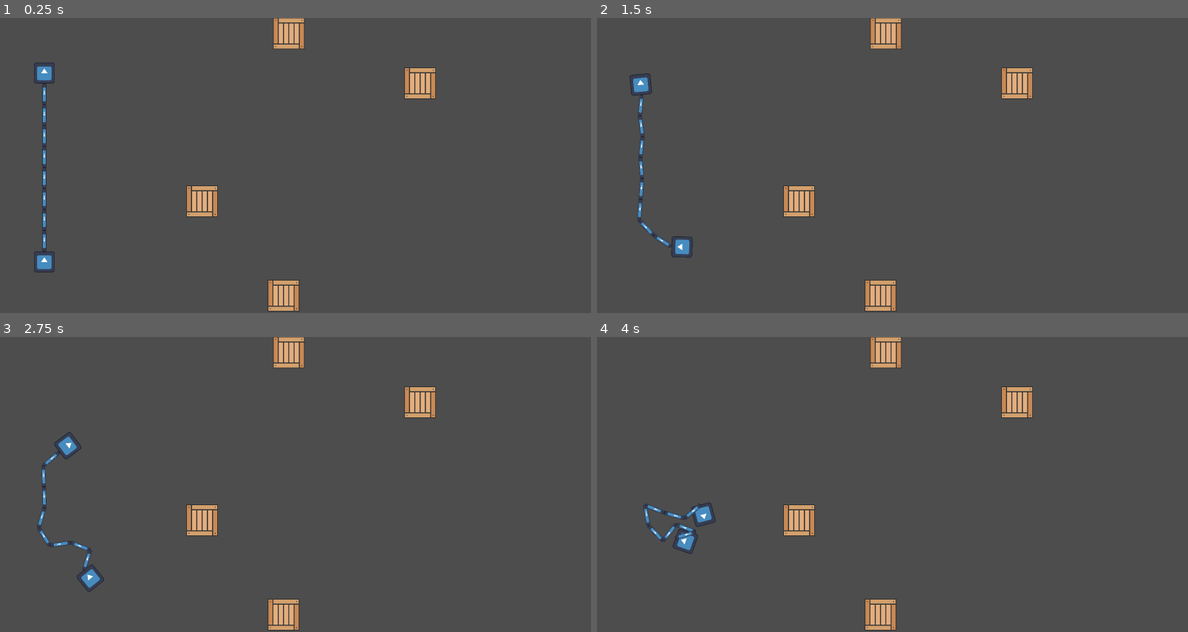
Above: before the commit, frames 1-4 (two rows, left to right).
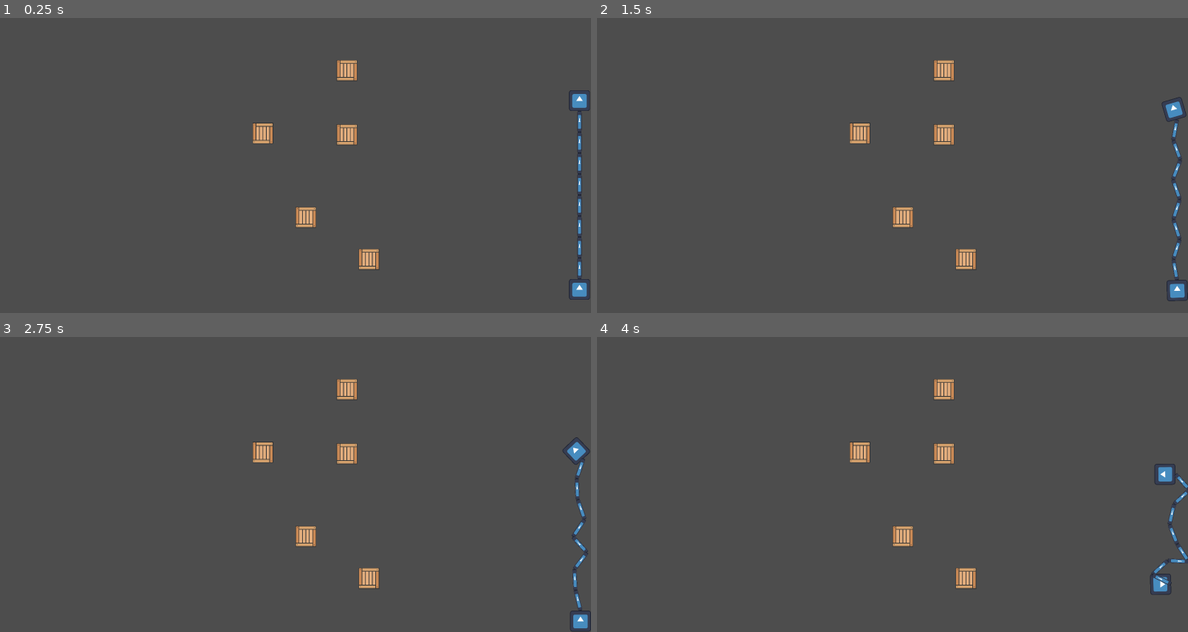
Above: after the commit, the same moments.

Repository: soursplit/MRUHacks2025
Game: Godot game, scene res://Level 3.tscn
Two runs of this game, one before a commit and one after it. Both use one fixed random seed, a clock stepped at 60 frames per second and the inputs below. Before the commit the project starts from res://Hehehe.tscn. The engine's default icon, where the game draws it, is replaced by a stand-in: a white triangle on a blue panel in a dark square.
Inputs:
- Up to frame 1 (0.25 s): no input
- Up to frame 2 (1.5 s): tap Enter at 0.5 s; hold D (P1 Right) 0.53-1.28 s; hold Down (P2 Down) 0.53-1.28 s; hold S (P1 Down) from 1.28 s (still down); tap Left (P2 Left) at 1.35 s
- Up to frame 3 (2.75 s): release S (P1 Down) at 2.03 s; hold D (P1 Right) from 2.03 s (still down); hold Right (P2 Right) from 2.03 s (still down)
- Up to frame 4 (4 s): release D (P1 Right) at 2.78 s; release Right (P2 Right) at 2.78 s; hold W (P1 Up) 2.78-3.53 s; tap Up (P2 Up) at 2.85 s; hold A (P1 Left) from 3.53 s (still down); hold Down (P2 Down) from 3.53 s (still down)

The runs differ from the first frame. In frame 1, 4.5% of the frame differs, in the area x 5-100%, y 0-100%; in frame 2, 4.4%; in frame 3, 4.4%; in frame 4, 4.4%.

Commit message:
new levels

Diff:
--- a/Nelson/Level 3.tscn
+++ b/Nelson/Level 3.tscn
@@ -1,3 +1,218 @@
-[gd_scene format=3 uid="uid://dgf2xsvxr5si2"]
+[gd_scene load_steps=8 format=3 uid="uid://dgf2xsvxr5si2"]
+
+[ext_resource type="PackedScene" uid="uid://c0wjgxc721ppi" path="res://RigidPlayer.tscn" id="1_vgf8e"]
+[ext_resource type="Script" uid="uid://ctbh1yj18mamp" path="res://P2rigid_player.gd" id="2_ig3hl"]
+[ext_resource type="PackedScene" uid="uid://cj388qs1rlbsb" path="res://Chain.tscn" id="3_r1o1v"]
+[ext_resource type="Texture2D" uid="uid://cdfmlir64707j" path="res://box.png" id="4_ig3hl"]
+
+[sub_resource type="PhysicsMaterial" id="PhysicsMaterial_0fsnw"]
+
+[sub_resource type="PhysicsMaterial" id="PhysicsMaterial_2dwo8"]
+
+[sub_resource type="RectangleShape2D" id="RectangleShape2D_r1o1v"]
+size = Vector2(62, 64.375)
 
 [node name="Node2D" type="Node2D"]
+
+[node name="rigidBodyPlayer2" parent="." instance=ExtResource("1_vgf8e")]
+position = Vector2(1765, 820)
+physics_material_override = SubResource("PhysicsMaterial_0fsnw")
+
+[node name="rigidBodyPlayer1" parent="." instance=ExtResource("1_vgf8e")]
+position = Vector2(1765, 244)
+mass = 0.733
+physics_material_override = SubResource("PhysicsMaterial_2dwo8")
+script = ExtResource("2_ig3hl")
+
+[node name="cainz2" type="Node2D" parent="."]
+position = Vector2(-144, 0)
+
+[node name="PinJoint2D" type="PinJoint2D" parent="cainz2"]
+position = Vector2(1909, 476)
+node_a = NodePath("../chainLink3")
+node_b = NodePath("../chainLink4")
+
+[node name="chainLink" parent="cainz2" instance=ExtResource("3_r1o1v")]
+position = Vector2(1909, 316)
+
+[node name="PinJoint2D2" type="PinJoint2D" parent="cainz2"]
+position = Vector2(1909, 348)
+scale = Vector2(0.368783, 1.25672)
+node_a = NodePath("../chainLink")
+node_b = NodePath("../chainLink2")
+
+[node name="chainLink2" parent="cainz2" instance=ExtResource("3_r1o1v")]
+position = Vector2(1909, 380)
+
+[node name="PinJoint2D3" type="PinJoint2D" parent="cainz2"]
+position = Vector2(1909, 412)
+scale = Vector2(0.368783, 1.25672)
+node_a = NodePath("../chainLink2")
+node_b = NodePath("../chainLink3")
+
+[node name="chainLink3" parent="cainz2" instance=ExtResource("3_r1o1v")]
+position = Vector2(1909, 444)
+
+[node name="PinJoint2D4" type="PinJoint2D" parent="cainz2"]
+position = Vector2(1909, 284)
+node_a = NodePath("../../rigidBodyPlayer1")
+node_b = NodePath("../chainLink")
+
+[node name="chainLink4" parent="cainz2" instance=ExtResource("3_r1o1v")]
+position = Vector2(1909, 508)
+
+[node name="PinJoint2D5" type="PinJoint2D" parent="cainz2"]
+position = Vector2(1909, 540)
+node_a = NodePath("../chainLink4")
+node_b = NodePath("../chainLink5")
+
+[node name="chainLink5" parent="cainz2" instance=ExtResource("3_r1o1v")]
+position = Vector2(1909, 572)
+
+[node name="PinJoint2D6" type="PinJoint2D" parent="cainz2"]
+position = Vector2(1909, 604)
+node_a = NodePath("../chainLink5")
+node_b = NodePath("../chainLink6")
+
+[node name="chainLink6" parent="cainz2" instance=ExtResource("3_r1o1v")]
+position = Vector2(1909, 636)
+
+[node name="PinJoint2D7" type="PinJoint2D" parent="cainz2"]
+position = Vector2(1909, 668)
+node_a = NodePath("../chainLink6")
+node_b = NodePath("../chainLink7")
+
+[node name="chainLink7" parent="cainz2" instance=ExtResource("3_r1o1v")]
+position = Vector2(1909, 700)
+
+[node name="PinJoint2D8" type="PinJoint2D" parent="cainz2"]
+position = Vector2(1909, 732)
+node_a = NodePath("../chainLink7")
+node_b = NodePath("../chainLink8")
+
+[node name="chainLink8" parent="cainz2" instance=ExtResource("3_r1o1v")]
+position = Vector2(1909, 764)
+
+[node name="PinJoint2D9" type="PinJoint2D" parent="cainz2"]
+position = Vector2(1909, 796)
+node_a = NodePath("../chainLink8")
+node_b = NodePath("../../rigidBodyPlayer2")
+
+[node name="StaticBody2D" type="StaticBody2D" parent="."]
+
+[node name="CollisionPolygon2D" type="CollisionPolygon2D" parent="StaticBody2D"]
+polygon = PackedVector2Array(0, 0, 1800, 0, 1800, 900, 0, 900, 0, -5, -9, -5, -75, 1003, 1879, 962, 1903, -191, 9, -43)
+
+[node name="wall" type="StaticBody2D" parent="."]
+
+[node name="wall solid4" type="CollisionPolygon2D" parent="wall"]
+position = Vector2(1280, 640.343)
+scale = Vector2(1, 0.192995)
+polygon = PackedVector2Array(320, 0, 320, 85.6421, 320, 209.151, 320, 320, 357.615, 320, 367.903, 320, 384, 320, 384, 187.034, 384, 0, 360.344, 0.000488281, 344.636, 0)
+
+[node name="CollisionPolygon2D2" type="CollisionPolygon2D" parent="wall"]
+position = Vector2(960, 895.688)
+rotation = 3.14159
+scale = Vector2(1, 1.90086)
+polygon = PackedVector2Array(320, 0, 320, 85.6421, 320, 209.151, 320, 320, 384, 320, 384, 187.034, 384, 0)
+
+[node name="CollisionPolygon2D3" type="CollisionPolygon2D" parent="wall"]
+position = Vector2(1600, 621.808)
+rotation = 3.14159
+scale = Vector2(1, 1.94176)
+polygon = PackedVector2Array(320, 0, 320, 85.6421, 320, 209.151, 320, 320, 384, 320, 384, 187.034, 384, 0)
+
+[node name="wall solid" type="CollisionPolygon2D" parent="wall"]
+position = Vector2(1792, 192)
+rotation = 3.14159
+scale = Vector2(1, 0.197955)
+polygon = PackedVector2Array(320, 0, 320, 85.6421, 320, 209.151, 320, 320, 384, 320, 384, 187.034, 384, 0, 344.636, 0)
+
+[node name="wall solid2" type="CollisionPolygon2D" parent="wall"]
+position = Vector2(1282, 128)
+scale = Vector2(1, 0.197417)
+polygon = PackedVector2Array(320, 0, 320, 85.6421, 320, 209.151, 320, 320, 384, 320, 384, 187.034, 384, 0, 344.636, 0)
+
+[node name="wall solid3" type="CollisionPolygon2D" parent="wall"]
+position = Vector2(1792, 704)
+rotation = 3.14159
+scale = Vector2(1, 0.197955)
+polygon = PackedVector2Array(320, 0, 320, 85.6421, 320, 209.151, 320, 320, 384, 320, 384, 187.034, 384, 0, 344.636, 0)
+
+[node name="wall solid5" type="CollisionPolygon2D" parent="wall"]
+position = Vector2(448, 192)
+rotation = 3.14159
+scale = Vector2(1, 0.197955)
+polygon = PackedVector2Array(320, 0, 320, 85.6421, 320, 209.151, 320, 320, 384, 320, 384, 187.034, 384, 0, 344.636, 0)
+
+[node name="wall solid6" type="CollisionPolygon2D" parent="wall"]
+position = Vector2(768, 512)
+rotation = 3.14159
+scale = Vector2(1, 0.197955)
+polygon = PackedVector2Array(320, 0, 320, 85.6421, 320, 209.151, 320, 320, 384, 320, 384, 187.034, 384, 0, 344.636, 0)
+
+[node name="wall solid7" type="CollisionPolygon2D" parent="wall"]
+position = Vector2(512, 768)
+rotation = 3.14159
+scale = Vector2(1, 0.197955)
+polygon = PackedVector2Array(320, 0, 320, 85.6421, 320, 209.151, 320, 320, 384, 320, 384, 187.034, 384, 0, 344.636, 0)
+
+[node name="WoodBox" type="RigidBody2D" parent="."]
+position = Vector2(1085, 188)
+
+[node name="Sprite2D" type="Sprite2D" parent="WoodBox"]
+position = Vector2(-28.5, -28)
+scale = Vector2(0.323077, 0.326531)
+texture = ExtResource("4_ig3hl")
+
+[node name="CollisionShape2D" type="CollisionShape2D" parent="WoodBox"]
+position = Vector2(-28, -28.1875)
+shape = SubResource("RectangleShape2D_r1o1v")
+
+[node name="WoodBox2" type="RigidBody2D" parent="."]
+position = Vector2(829, 380)
+
+[node name="Sprite2D" type="Sprite2D" parent="WoodBox2"]
+position = Vector2(-28.5, -28)
+scale = Vector2(0.323077, 0.326531)
+texture = ExtResource("4_ig3hl")
+
+[node name="CollisionShape2D" type="CollisionShape2D" parent="WoodBox2"]
+position = Vector2(-28, -28.1875)
+shape = SubResource("RectangleShape2D_r1o1v")
+
+[node name="WoodBox3" type="RigidBody2D" parent="."]
+position = Vector2(960, 636)
+
+[node name="Sprite2D" type="Sprite2D" parent="WoodBox3"]
+position = Vector2(-28.5, -28)
+scale = Vector2(0.323077, 0.326531)
+texture = ExtResource("4_ig3hl")
+
+[node name="CollisionShape2D" type="CollisionShape2D" parent="WoodBox3"]
+position = Vector2(-28, -28.1875)
+shape = SubResource("RectangleShape2D_r1o1v")
+
+[node name="WoodBox4" type="RigidBody2D" parent="."]
+position = Vector2(1152, 764)
+
+[node name="Sprite2D" type="Sprite2D" parent="WoodBox4"]
+position = Vector2(-28.5, -28)
+scale = Vector2(0.323077, 0.326531)
+texture = ExtResource("4_ig3hl")
+
+[node name="CollisionShape2D" type="CollisionShape2D" parent="WoodBox4"]
+position = Vector2(-28, -28.1875)
+shape = SubResource("RectangleShape2D_r1o1v")
+
+[node name="WoodBox5" type="RigidBody2D" parent="."]
+position = Vector2(1085, 384)
+
+[node name="Sprite2D" type="Sprite2D" parent="WoodBox5"]
+position = Vector2(-28.5, -28)
+scale = Vector2(0.323077, 0.326531)
+texture = ExtResource("4_ig3hl")
+
+[node name="CollisionShape2D" type="CollisionShape2D" parent="WoodBox5"]
+position = Vector2(-28, -28.1875)
+shape = SubResource("RectangleShape2D_r1o1v")
--- a/Nelson/level_2.tscn
+++ b/Nelson/level_2.tscn
@@ -1,21 +1,43 @@
-[gd_scene load_steps=6 format=3 uid="uid://c5lg2nju0gsw8"]
-
+[gd_scene load_steps=8 format=3 uid="uid://c5lg2nju0gsw8"]
+
+[ext_resource type="Texture2D" uid="uid://cdfmlir64707j" path="res://box.png" id="1_1y8me"]
 [ext_resource type="PackedScene" uid="uid://c0wjgxc721ppi" path="res://RigidPlayer.tscn" id="1_xdadj"]
 [ext_resource type="Script" uid="uid://ctbh1yj18mamp" path="res://P2rigid_player.gd" id="2_1y8me"]
 [ext_resource type="PackedScene" uid="uid://cj388qs1rlbsb" path="res://Chain.tscn" id="3_n7ypv"]
 
+[sub_resource type="RectangleShape2D" id="RectangleShape2D_n7ypv"]
+size = Vector2(54, 56.75)
+
 [sub_resource type="PhysicsMaterial" id="PhysicsMaterial_0s5r2"]
 
 [sub_resource type="PhysicsMaterial" id="PhysicsMaterial_7j8ne"]
 
 [node name="Level 2" type="Node2D"]
+
+[node name="WoodBox2" type="RigidBody2D" parent="."]
+position = Vector2(1792, 128)
+
+[node name="Sprite2D" type="Sprite2D" parent="WoodBox2"]
+position = Vector2(-932, -38.25)
+scale = Vector2(0.287179, 0.293367)
+texture = ExtResource("1_1y8me")
+
+[node name="CollisionShape2D" type="CollisionShape2D" parent="WoodBox2"]
+position = Vector2(-932, -39.25)
+shape = SubResource("RectangleShape2D_n7ypv")
 
 [node name="rigidBodyPlayer2" parent="." instance=ExtResource("1_xdadj")]
 position = Vector2(135, 736)
+collision_layer = 3
+collision_mask = 3
 physics_material_override = SubResource("PhysicsMaterial_0s5r2")
 
 [node name="rigidBodyPlayer1" parent="." instance=ExtResource("1_xdadj")]
+light_mask = 3
+visibility_layer = 3
 position = Vector2(135, 160)
+collision_layer = 3
+collision_mask = 3
 mass = 0.733
 physics_material_override = SubResource("PhysicsMaterial_7j8ne")
 script = ExtResource("2_1y8me")
@@ -114,7 +136,92 @@
 polygon = PackedVector2Array(320, 0, 320, 85.6421, 320, 209.151, 320, 320, 384, 320, 384, 187.034, 384, 0)
 
 [node name="CollisionPolygon2D3" type="CollisionPolygon2D" parent="StaticBody2D/wall"]
-position = Vector2(1744, 624)
+position = Vector2(1744, 621.808)
 rotation = 3.14159
-scale = Vector2(1, 1.91893)
+scale = Vector2(1, 1.94176)
 polygon = PackedVector2Array(320, 0, 320, 85.6421, 320, 209.151, 320, 320, 384, 320, 384, 187.034, 384, 0)
+
+[node name="Hole" type="RigidBody2D" parent="."]
+collision_layer = 2
+collision_mask = 2
+mass = 1000.0
+gravity_scale = 8.0
+lock_rotation = true
+freeze = true
+
+[node name="CollisionPolygon2D5" type="CollisionPolygon2D" parent="Hole"]
+position = Vector2(645.514, 874.584)
+rotation = -3.14159
+scale = Vector2(1.22024, 0.597891)
+polygon = PackedVector2Array(320, 0, 320, 85.6421, 320, 320, 384, 320, 384, 187.034, 384, 0)
+
+[node name="CollisionPolygon2D4" type="CollisionPolygon2D" parent="Hole"]
+position = Vector2(800.333, 120)
+rotation = 1.5708
+scale = Vector2(1, 1.61814)
+polygon = PackedVector2Array(320, 0, 320, 85.6421, 320, 320, 384, 320, 384, 187.034, 384, 0)
+
+[node name="CollisionPolygon2D6" type="CollisionPolygon2D" parent="Hole"]
+position = Vector2(1168, 214)
+scale = Vector2(1.32779, 1.09559)
+polygon = PackedVector2Array(320, 0, 320, 85.6421, 320, 320, 384, 320, 384, 187.034, 384, 0)
+
+[node name="WoodBox" type="RigidBody2D" parent="."]
+position = Vector2(892, 61)
+
+[node name="Sprite2D" type="Sprite2D" parent="WoodBox"]
+position = Vector2(-32, -31.625)
+scale = Vector2(0.287179, 0.289541)
+texture = ExtResource("1_1y8me")
+
+[node name="CollisionShape2D" type="CollisionShape2D" parent="WoodBox"]
+position = Vector2(-32, -32)
+shape = SubResource("RectangleShape2D_n7ypv")
+
+[node name="WoodBox3" type="RigidBody2D" parent="."]
+position = Vector2(1792, 192)
+
+[node name="Sprite2D" type="Sprite2D" parent="WoodBox3"]
+position = Vector2(-932, -40.25)
+scale = Vector2(0.287179, 0.293367)
+texture = ExtResource("1_1y8me")
+
+[node name="CollisionShape2D" type="CollisionShape2D" parent="WoodBox3"]
+position = Vector2(-932, -40)
+shape = SubResource("RectangleShape2D_n7ypv")
+
+[node name="WoodBox4" type="RigidBody2D" parent="."]
+position = Vector2(1792, 248)
+
+[node name="Sprite2D" type="Sprite2D" parent="WoodBox4"]
+position = Vector2(-932, -33.25)
+scale = Vector2(0.287179, 0.293367)
+texture = ExtResource("1_1y8me")
+
+[node name="CollisionShape2D" type="CollisionShape2D" parent="WoodBox4"]
+position = Vector2(-932, -33.625)
+shape = SubResource("RectangleShape2D_n7ypv")
+
+[node name="WoodBox5" type="RigidBody2D" parent="."]
+position = Vector2(1560, 600)
+
+[node name="Sprite2D" type="Sprite2D" parent="WoodBox5"]
+position = Vector2(-32, -31.625)
+scale = Vector2(0.287179, 0.289541)
+texture = ExtResource("1_1y8me")
+
+[node name="CollisionShape2D" type="CollisionShape2D" parent="WoodBox5"]
+position = Vector2(-32, -32)
+shape = SubResource("RectangleShape2D_n7ypv")
+
+[node name="WoodBox6" type="RigidBody2D" parent="."]
+position = Vector2(1760, 600)
+
+[node name="Sprite2D" type="Sprite2D" parent="WoodBox6"]
+position = Vector2(-32, -31.625)
+scale = Vector2(0.287179, 0.289541)
+texture = ExtResource("1_1y8me")
+
+[node name="CollisionShape2D" type="CollisionShape2D" parent="WoodBox6"]
+position = Vector2(-32, -32)
+shape = SubResource("RectangleShape2D_n7ypv")
--- a/Nelson/project.godot
+++ b/Nelson/project.godot
@@ -11,7 +11,7 @@
 [application]
 
 config/name="test"
-run/main_scene="uid://ravqyhiui8r"
+run/main_scene="uid://dgf2xsvxr5si2"
 config/features=PackedStringArray("4.4", "Forward Plus")
 config/icon="res://icon.svg"
 
